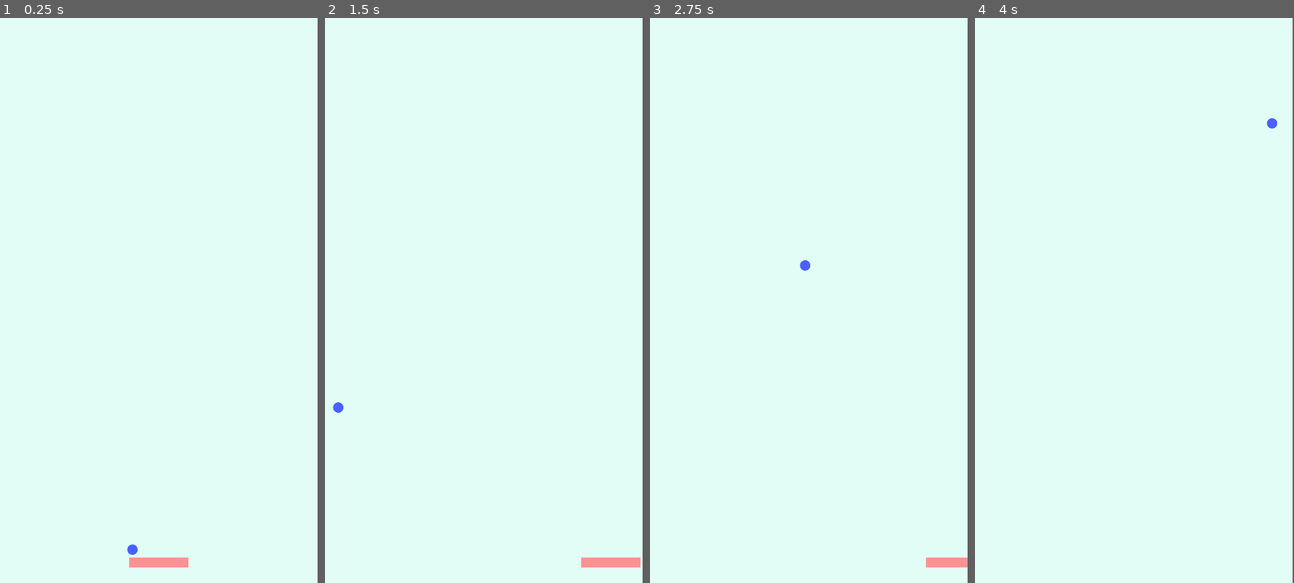
Above: before the commit, frames 1-4 (left to right).
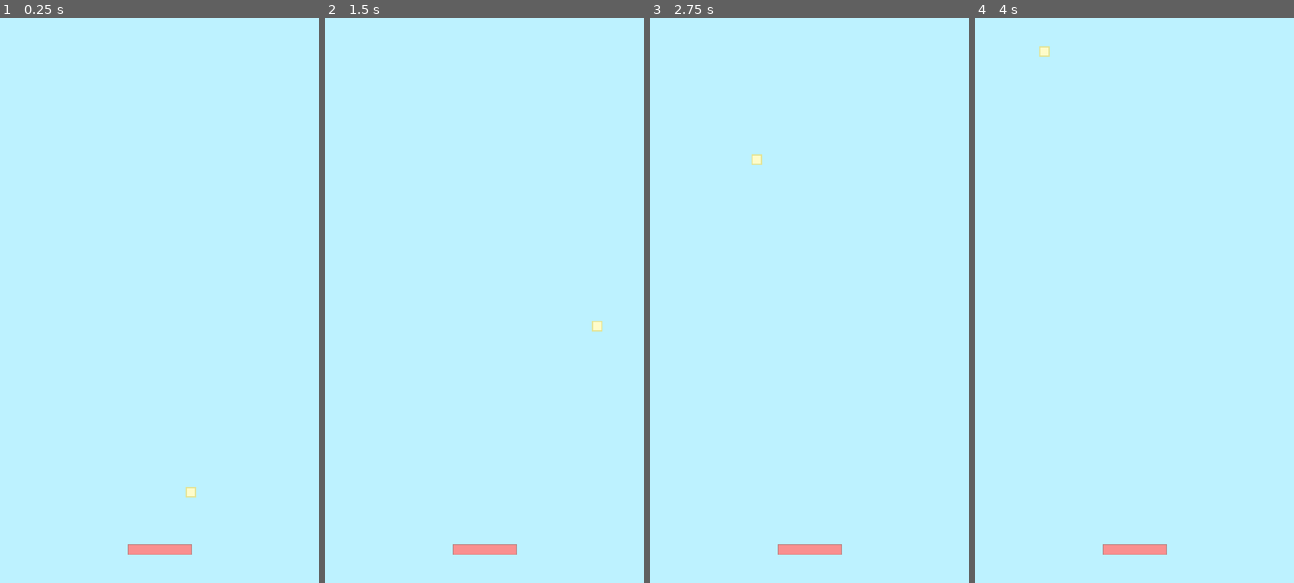
Above: after the commit, the same moments.

Repository: KeneePatel/BrickBreaker
Game: Godot game, scene res://Scenes/MainGame.tscn
The game is run twice, just before and just after one commit, with the same random seed, the same clock (stepped at 60 frames per second) and the same inputs.
Inputs:
- Up to frame 1 (0.25 s): no input
- Up to frame 2 (1.5 s): hold Right (ui_right) 0.53-1.28 s; hold Left (ui_left) from 1.28 s (still down)
- Up to frame 3 (2.75 s): release Left (ui_left) at 2.03 s; hold Right (ui_right) from 2.03 s (still down)
- Up to frame 4 (4 s): release Right (ui_right) at 3.53 s; hold Left (ui_left) from 3.53 s (still down)
The window is 450x800 before the commit and 452x800 after it. Grey fills any space a smaller window leaves; there, only what the larger window draws over its background counts as a difference.

The runs differ from the first frame. In frame 1, 100% of the frame differs, in the area x 0-100%, y 0-100%; in frame 2, 100%; in frame 3, 100%; in frame 4, 100%.

Commit message:
Rebuilt whole thing using Bodie's instead of Area's

Diff:
--- a/Scenes/Ball.tscn
+++ /dev/null
@@ -1,22 +0,0 @@
-[gd_scene load_steps=4 format=2]
-
-[ext_resource path="res://png's/Ball.png" type="Texture" id=1]
-[ext_resource path="res://Scripts/Ball.gd" type="Script" id=2]
-
-[sub_resource type="CircleShape2D" id=1]
-
-[node name="Ball" type="RigidBody2D"]
-scale = Vector2( 0.501983, 0.501983 )
-script = ExtResource( 2 )
-__meta__ = {
-"_edit_group_": true
-}
-
-[node name="Sprite" type="Sprite" parent="."]
-scale = Vector2( 0.215529, 0.215529 )
-texture = ExtResource( 1 )
-
-[node name="CollisionShape2D" type="CollisionShape2D" parent="."]
-scale = Vector2( 1.7389, 1.7389 )
-shape = SubResource( 1 )
-one_way_collision_margin = 10.0
--- a/Scenes/Ceiling.gd
+++ /dev/null
@@ -1,4 +0,0 @@
-extends Area2D
-
-func _on_Ceiling_area_entered(area):
-	area.direction *= Vector2(1, -1)
--- a/Scenes/MainGame.tscn
+++ b/Scenes/MainGame.tscn
@@ -1,101 +1,70 @@
-[gd_scene load_steps=10 format=2]
+[gd_scene load_steps=6 format=2]
 
-[ext_resource path="res://Scripts/Player.gd" type="Script" id=1]
+[ext_resource path="res://png's/Paddle.png" type="Texture" id=1]
 [ext_resource path="res://Scripts/Ball.gd" type="Script" id=2]
 [ext_resource path="res://png's/Ball.png" type="Texture" id=3]
-[ext_resource path="res://Scripts/Wall.gd" type="Script" id=4]
-[ext_resource path="res://Scenes/Ceiling.gd" type="Script" id=5]
+
+[sub_resource type="RectangleShape2D" id=2]
+extents = Vector2( 48, 8 )
 
 [sub_resource type="RectangleShape2D" id=1]
-extents = Vector2( 45, 7.5 )
+extents = Vector2( 8, 8 )
 
-[sub_resource type="CircleShape2D" id=2]
-
-[sub_resource type="RectangleShape2D" id=3]
-extents = Vector2( 0.05, 427 )
-
-[sub_resource type="RectangleShape2D" id=4]
-extents = Vector2( 239.9, 0.1 )
-
-[node name="MainGame" type="Node2D"]
+[node name="Master" type="Node2D"]
 
 [node name="ColorRect" type="ColorRect" parent="."]
 margin_right = 480.0
-margin_bottom = 853.0
-color = Color( 0.890196, 0.996078, 0.964706, 1 )
+margin_bottom = 850.0
+color = Color( 0.745098, 0.952941, 1, 1 )
 __meta__ = {
 "_edit_use_anchors_": false
 }
 
-[node name="Player" type="Area2D" parent="."]
-script = ExtResource( 1 )
+[node name="Paddle" type="KinematicBody2D" parent="."]
+
+[node name="Sprite" type="Sprite" parent="Paddle"]
+position = Vector2( 240, 800 )
+scale = Vector2( 0.5, 0.5 )
+texture = ExtResource( 1 )
 __meta__ = {
-"_edit_group_": true
+"_edit_lock_": true
 }
 
-[node name="ColorRect" type="ColorRect" parent="Player"]
-margin_left = 195.0
-margin_top = 815.0
-margin_right = 285.0
-margin_bottom = 830.0
-rect_pivot_offset = Vector2( 0, 10 )
-color = Color( 0.992157, 0.576471, 0.576471, 1 )
+[node name="CollisionShape2D" type="CollisionShape2D" parent="Paddle"]
+position = Vector2( 240, 800 )
+shape = SubResource( 2 )
 __meta__ = {
-"_edit_use_anchors_": false
+"_edit_lock_": true
 }
 
-[node name="CollisionShape2D" type="CollisionShape2D" parent="Player"]
-visible = false
-position = Vector2( 240, 822.5 )
-shape = SubResource( 1 )
+[node name="Ball" type="RigidBody2D" parent="."]
+mode = 2
+gravity_scale = 0.0
+can_sleep = false
+linear_velocity = Vector2( 200, -200 )
+linear_damp = 0.0
+angular_damp = 0.0
+script = ExtResource( 2 )
 
-[node name="Ball" type="Area2D" parent="."]
-script = ExtResource( 2 )
+[node name="Sprite" type="Sprite" parent="Ball"]
+position = Vector2( 240, 760 )
+scale = Vector2( 0.5, 0.5 )
+texture = ExtResource( 3 )
 __meta__ = {
-"_edit_group_": true
+"_edit_lock_": true
 }
 
-[node name="Sprite" type="Sprite" parent="Ball"]
-position = Vector2( 240, 780 )
-scale = Vector2( 0.1, 0.1 )
-texture = ExtResource( 3 )
-
 [node name="CollisionShape2D" type="CollisionShape2D" parent="Ball"]
-visible = false
-position = Vector2( 240, 780 )
-scale = Vector2( 0.796849, 0.796849 )
-shape = SubResource( 2 )
-
-[node name="WallRight" type="Area2D" parent="."]
-position = Vector2( 480, 426 )
-script = ExtResource( 4 )
+position = Vector2( 240, 760 )
+shape = SubResource( 1 )
 __meta__ = {
-"_edit_group_": true
+"_edit_lock_": true
 }
 
-[node name="CollisionShape2D" type="CollisionShape2D" parent="WallRight"]
-shape = SubResource( 3 )
+[node name="Walls" type="StaticBody2D" parent="."]
 
-[node name="WallLeft" type="Area2D" parent="."]
-position = Vector2( 0, 426 )
-script = ExtResource( 4 )
+[node name="Collision" type="CollisionPolygon2D" parent="Walls"]
+polygon = PoolVector2Array( 0, 880, -80, 880, -80, -80, 560, -80, 560, 880, 480, 880, 480, 0, 0, 0 )
 __meta__ = {
-"_edit_group_": true
+"_edit_lock_": true
 }
-
-[node name="CollisionShape2D" type="CollisionShape2D" parent="WallLeft"]
-shape = SubResource( 3 )
-
-[node name="Ceiling" type="Area2D" parent="."]
-position = Vector2( 240, 0 )
-script = ExtResource( 5 )
-__meta__ = {
-"_edit_group_": true
-}
-
-[node name="CollisionShape2D" type="CollisionShape2D" parent="Ceiling"]
-shape = SubResource( 4 )
-[connection signal="area_entered" from="Player" to="Player" method="_on_Player_area_entered"]
-[connection signal="area_entered" from="WallRight" to="WallRight" method="_on_Wall_area_entered"]
-[connection signal="area_entered" from="WallLeft" to="WallLeft" method="_on_Wall_area_entered"]
-[connection signal="area_entered" from="Ceiling" to="Ceiling" method="_on_Ceiling_area_entered"]
--- a/Scripts/Ball.gd
+++ b/Scripts/Ball.gd
@@ -1,11 +1,10 @@
-extends Area2D
-
-var vel : float = 0
-var direction : Vector2 = Vector2()
+extends RigidBody2D
 
 func _ready():
-	direction = Vector2(-1, 1)
-	vel = 2.6
+	set_friction(0)
+	set_bounce(1)
 
-func _process(delta):
-	position += direction * vel * delta * 60
+
+# Called every frame. 'delta' is the elapsed time since the previous frame.
+#func _process(delta):
+#	pass
--- a/Scripts/Player.gd
+++ /dev/null
@@ -1,22 +0,0 @@
-extends Area2D
-
-var vel : float = 0
-
-func _process(delta):
-	position += Vector2.RIGHT * vel * 0.5
-
-	if Input.is_action_pressed("ui_left"):
-		vel = -12 * delta * 60
-	elif Input.is_action_pressed("ui_right"):
-		vel = 12 * delta * 60
-	else:
-		if vel > 1:
-			vel -= 0.5
-		elif vel < -1:
-			vel += 0.5
-		else:
-			vel = 0
-
-func _on_Player_area_entered(area):
-	if area.name == "Ball":
-		area.direction *= Vector2(1.1, -1.1)
--- a/Scripts/Wall.gd
+++ /dev/null
@@ -1,7 +0,0 @@
-extends Area2D
-
-func _on_Wall_area_entered(area):
-	if area.name == "Ball":
-		area.direction *= Vector2(-1, 1)
-	if area.name == "Player":
-		area.vel = -area.vel
--- a/project.godot
+++ b/project.godot
@@ -22,7 +22,7 @@
 [display]
 
 window/size/width=480
-window/size/height=853
+window/size/height=850
 window/size/test_width=480
 window/size/test_height=853
 window/handheld/orientation="portrait"
@@ -46,6 +46,11 @@
  ]
 }
 
+[physics]
+
+2d/default_linear_damp=false
+2d/default_angular_damp=0.0
+
 [rendering]
 
 environment/default_environment="res://default_env.tres"
Binary file changed: png's/Ball.png
Binary file added: png's/Paddle.png
Not shown, added: png's/Paddle.png.import
